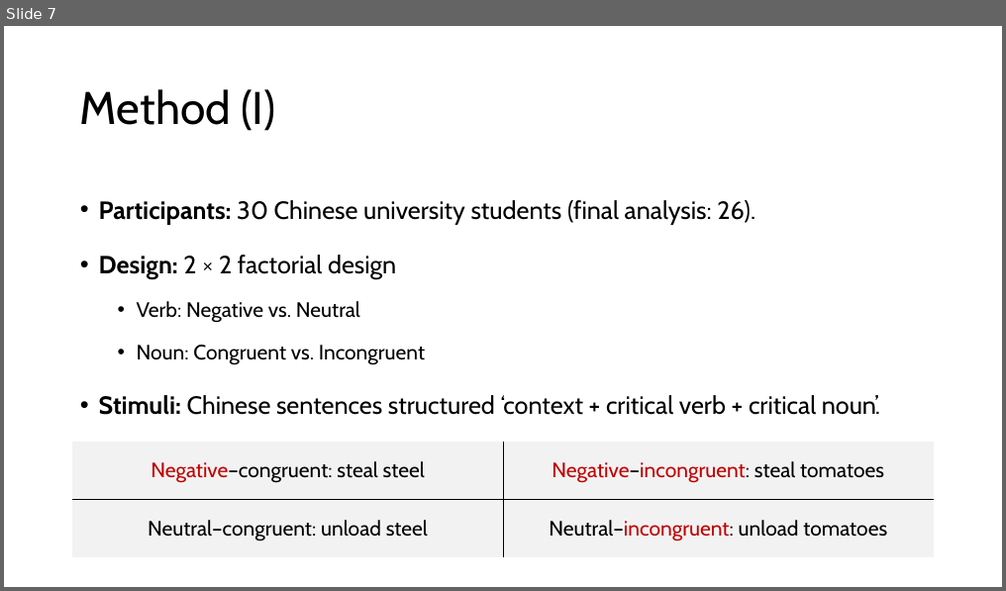
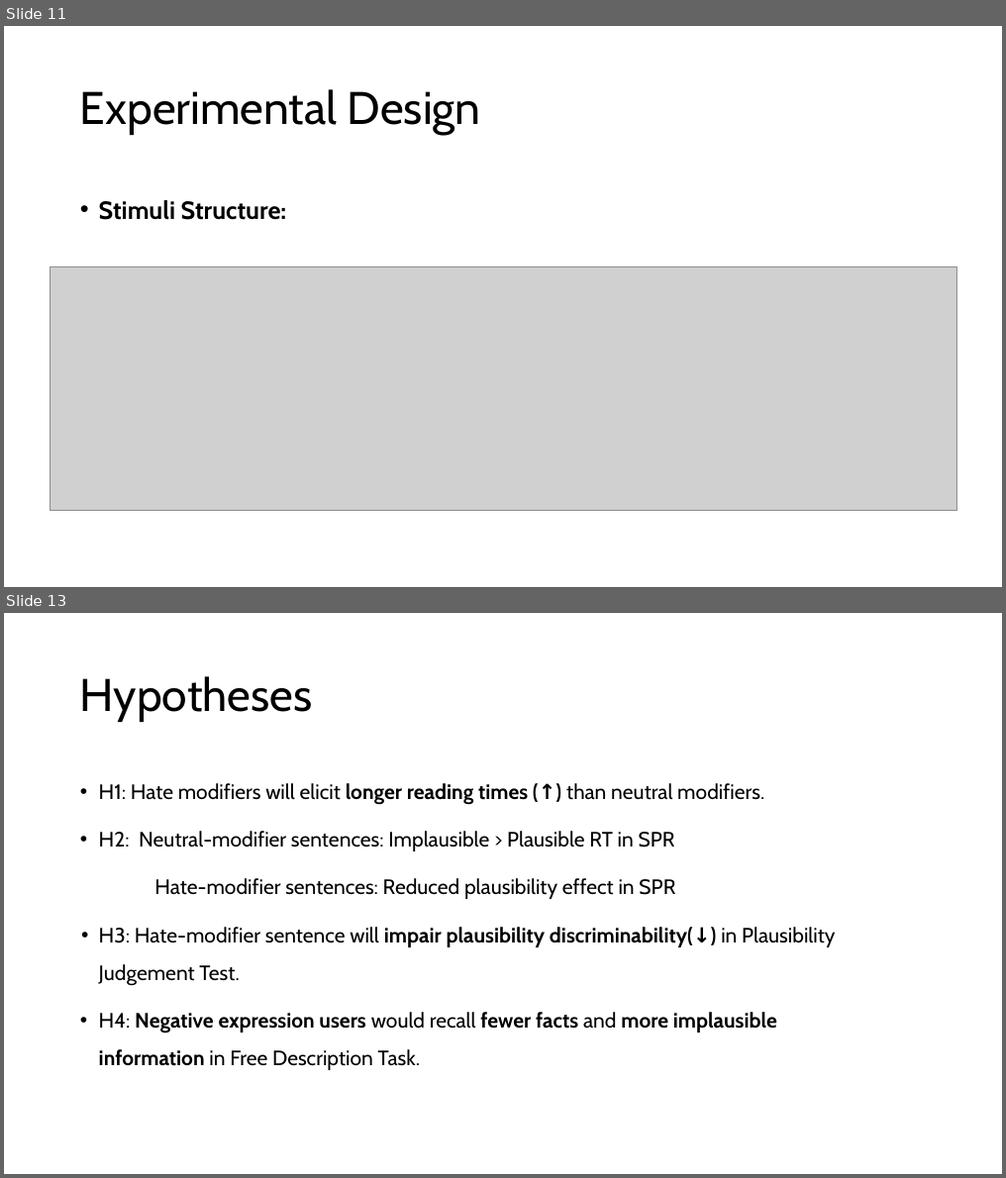
Before and after one commit to haba6030/Linguistics_Experiment, a slide deck: JinilKim_TermProject.pptx. Shown one above the other, each under a label of ours: slide 7 before the commit, slides 11 and 13 after it; the slides between them are not shown. The pictures are 1006x591 and 1006x1178 pixels, drawn with LibreOffice and Linux fonts; fonts in the diff are those of the drawing; grey boxes stand for pictures. Boxes give left, top, right and bottom in pixels: in the first picture for what was removed or moved away, otherwise in the second. Text is boxed around its words. In the diff, an @@ line names an element or a change of style, - is before the commit and + after.

Commit message:
Pilot analysis

```diff
--- a/JinilKim_TermProject.pptx
+++ b/JinilKim_TermProject.pptx
@@ slide 13 added at (x1=4, y1=613, x2=1002, y2=1174), background #FFFFFF @@
@@ title added at (x1=80, y1=676, x2=312, y2=722), 44 pt, text #000000 @@
+Hypotheses
@@ text added at (x1=99, y1=783, x2=835, y2=1070), 20 pt, text #000000 @@
+• H1: Hate modifiers will elicit longer reading times (↑) than neutral modifiers.
+• H2: Neutral-modifier sentences: Implausible > Plausible RT in SPR
+Hate-modifier sentences: Reduced plausibility effect in SPR
+• H3: Hate-modifier sentence will impair plausibility discriminability(↓) in Plausibility Judgement Test.
+• H4: Negative expression users would recall fewer facts and more implausible information in Free Description Task.
@@ what was slide 7 is now slide 11 @@
@@ slide 11 changed as well @@
@@ title at (x1=80, y1=89, x2=481, y2=135): text changed @@
-Method (I)
+Experimental Design
@@ text at (x1=99, y1=200, x2=287, y2=220): text changed; bold on @@
-• Participants: 30 Chinese university students (final analysis: 26).
-• Design: 2 × 2 factorial design
-  • Verb: Negative vs. Neutral
-  • Noun: Congruent vs. Incongruent
-• Stimuli: Chinese sentences structured ‘context + critical verb + critical noun’.
+• Stimuli Structure:
@@ picture added at (x1=50, y1=267, x2=957, y2=510) @@
@@ table removed at (x1=73, y1=442, x2=934, y2=558), 2 rows, 2 columns @@
-Negative–congruent: steal steel | Negative–incongruent: steal tomatoes
-Neutral–congruent: unload steel | Neutral–incongruent: unload tomatoes
```
Also in this commit, not shown: 3 other slides changed, 28 other slides added, 10 slides removed, 23 other files.
